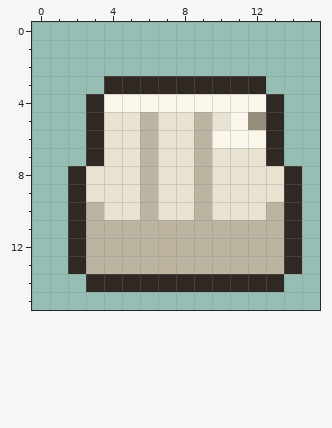
Pixel-art file, stored at assets/base/cloth.aseprite. The first picture shows the starting point.
16x16 pixels, 1 frame.
And afterwards:
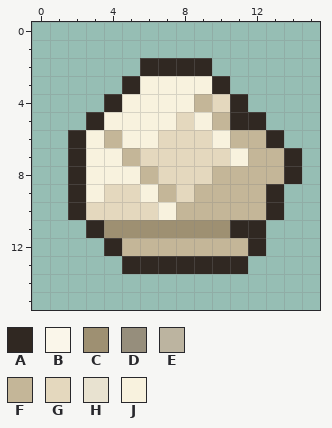
Palette (. is transparent): A #302822  B #faf6ea  C #9e9072  D #968e7c  E #bcb4a0  F #c4b698  G #e4d8be  H #e8e2d0  J #f8f2de
Difference:
Changed rows in their new state; - is an unchanged pixel.
first column x 2:
 2 ----AAAA-----
 3 --.-JJJJ-..--
 4 -.AJJJJFGA..-
 5 --JJJJGJFAA.-
 6 AJFJJGGGJFF--
 7 AJJFGGGGGJFFA
 8 -JJJFGGGFFFF-
 9 -JGGJFGFFFFA.
10 -GGGGJFFFFFA.
11 .ACCCCCCCAA..
12 ..AFFFFFFFA..
13 ...AAAAAAA...
14 -...........-
